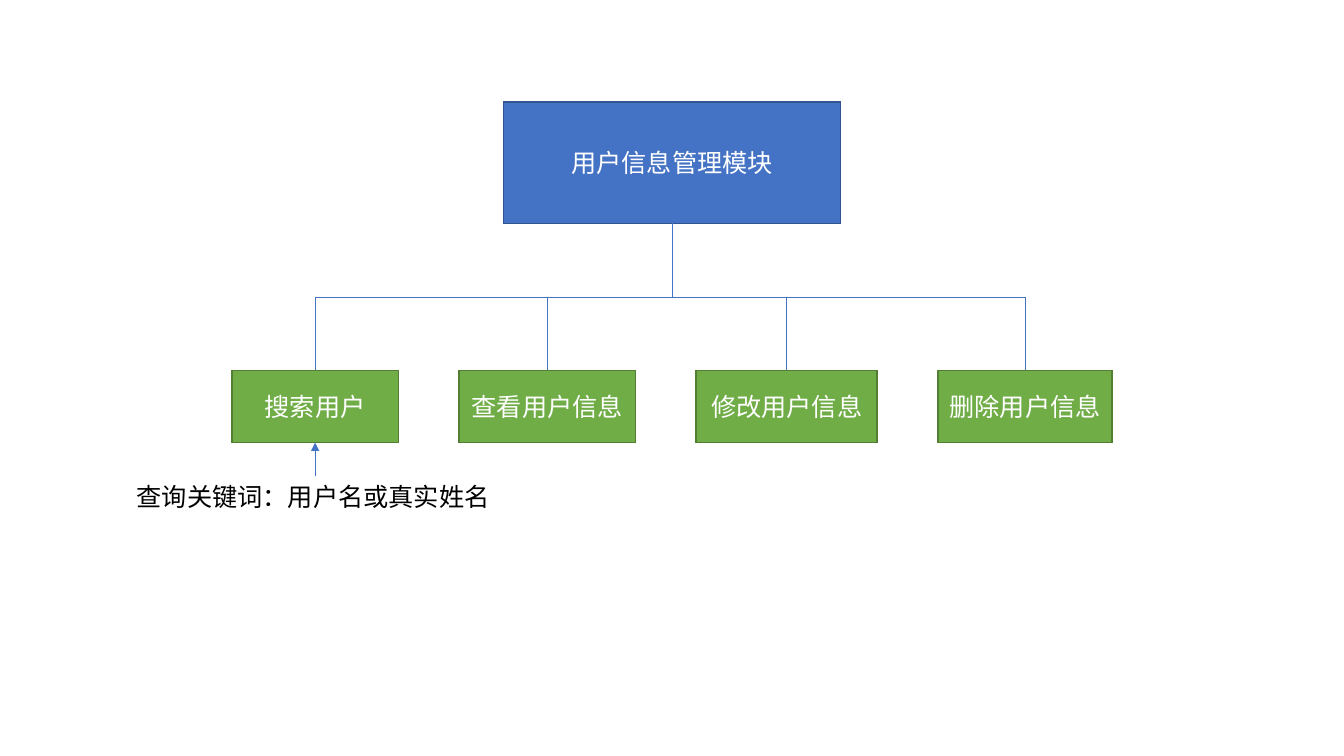
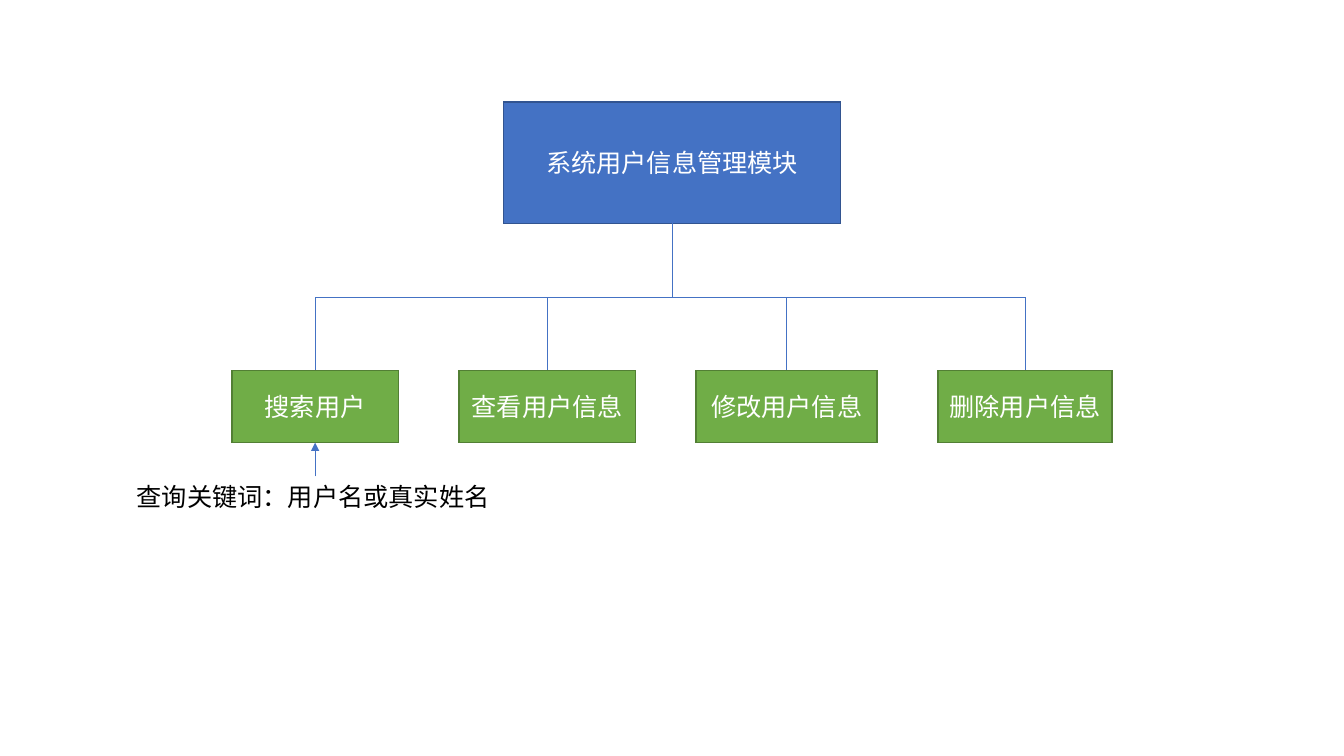
Before and after one commit to WutBottle/2021dissertation, a slide deck: slide 17 of 论文涉及图片.pptx. Drawn at 1344x756 pixels with LibreOffice and Linux fonts; fonts in the diff are those of the drawing. Boxes give left, top, right and bottom in pixels: in the first picture for what was removed or moved away, otherwise in the second. Text is boxed around its words. In the diff, an @@ line names an element or a change of style, - is before the commit and + after.

```diff
--- a/论文涉及图片.pptx
+++ b/论文涉及图片.pptx
@@ text in rectangle at (546, 150, 798, 174): text changed @@
-用户信息管理模块
+系统用户信息管理模块
```
Also in this commit, not shown: 1 other slide changed, 10 slides added, 1 other file.
